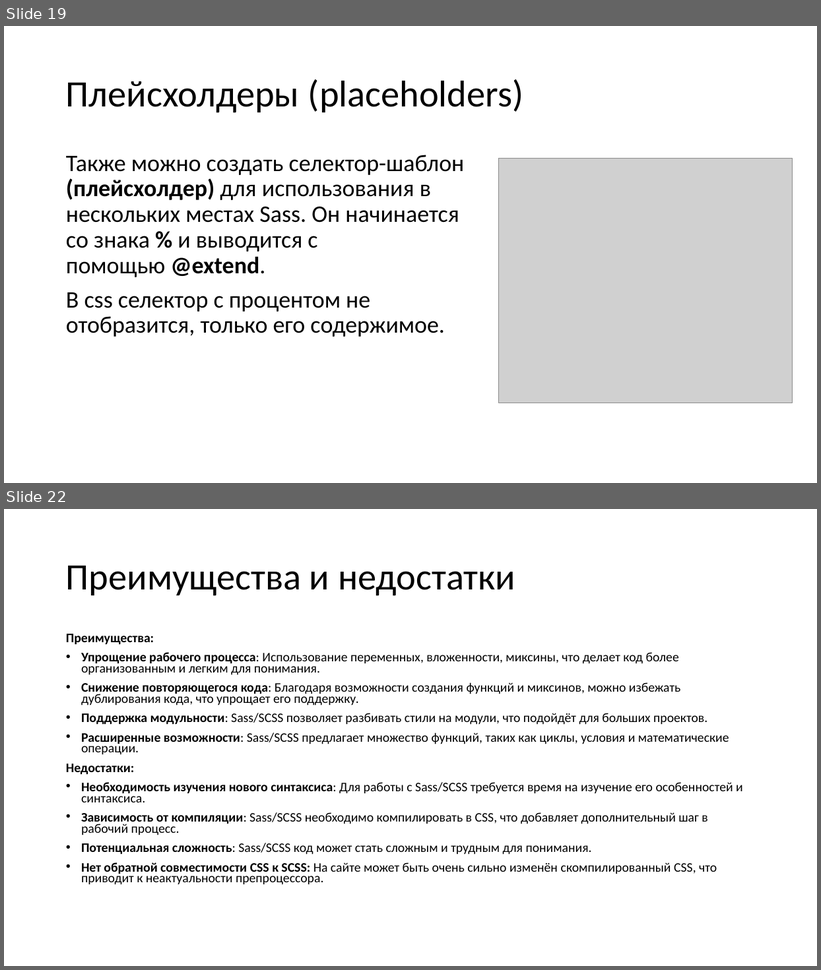
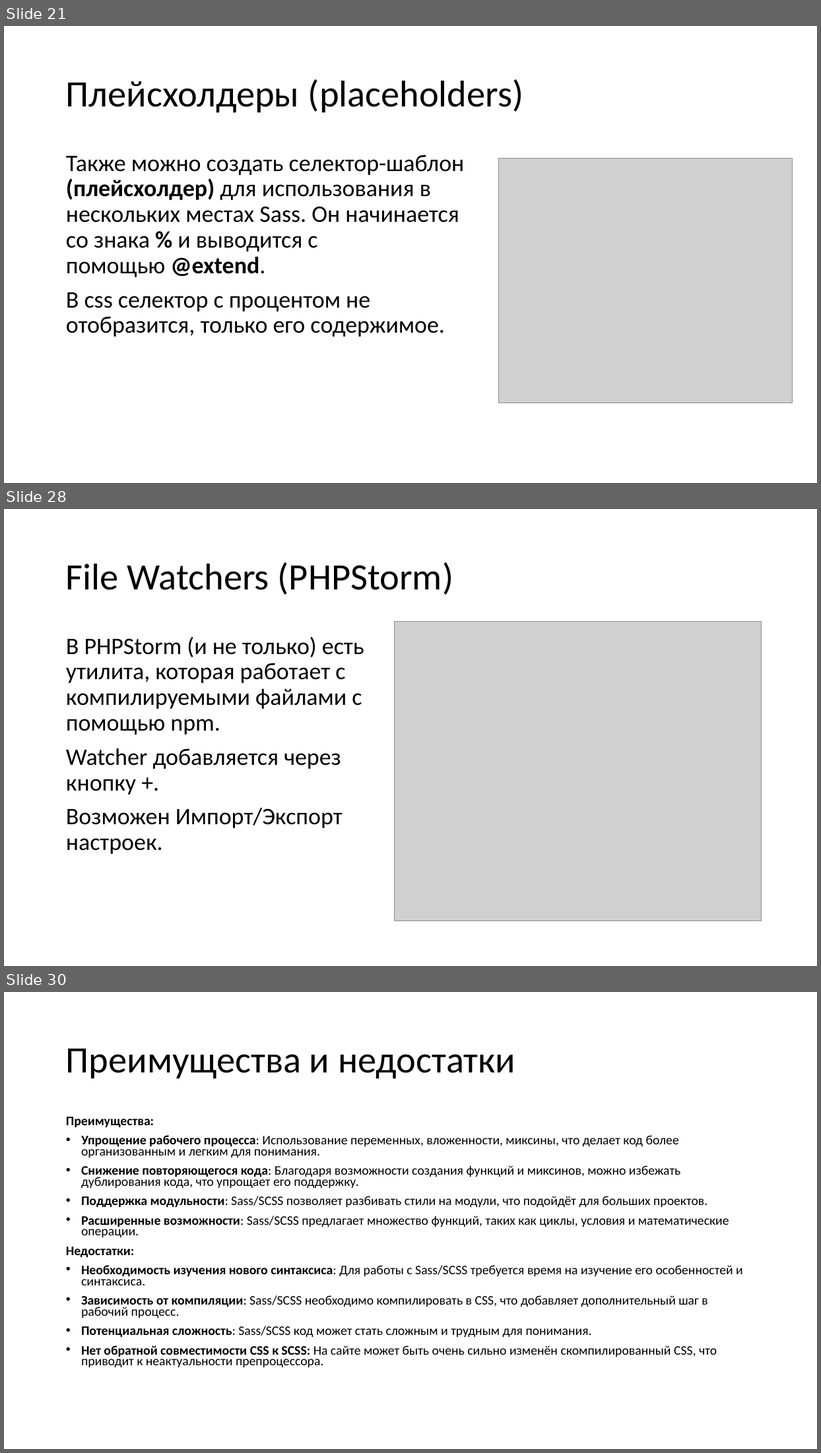
Before and after one commit to TalantRys/scss-study, a slide deck: sass.pptx. Shown one above the other, each under a label of ours: slides 19 and 22 before the commit, slides 21, 28 and 30 after it; the slides between them are not shown. The pictures are 821x970 and 821x1453 pixels, drawn with LibreOffice and Linux fonts; fonts in the diff are those of the drawing; grey boxes stand for pictures. Boxes give left, top, right and bottom in pixels: in the first picture for what was removed or moved away, otherwise in the second. Text is boxed around its words. In the diff, an @@ line names an element or a change of style, - is before the commit and + after.

```diff
--- a/sass.pptx
+++ b/sass.pptx
@@ slide 28 added at <box>4,509,817,966</box>, background #FFFFFF @@
@@ title added at <box>66,562,453,595</box>, 44 pt, text #000000 @@
+File Watchers (PHPStorm)
@@ picture added at <box>395,622,762,921</box> @@
@@ text added at <box>66,637,364,854</box>, 28 pt, text #000000 @@
+В PHPStorm (и не только) есть утилита, которая работает с компилируемыми файлами с помощью npm.
+Watcher добавляется через кнопку +.
+Возможен Импорт/Экспорт настроек.
@@ what was slide 19 is now slide 21 @@
@@ what was slide 22 is now slide 30 @@
```
Also in this commit, not shown: 5 slides changed, 8 other slides added, 9 other files.
